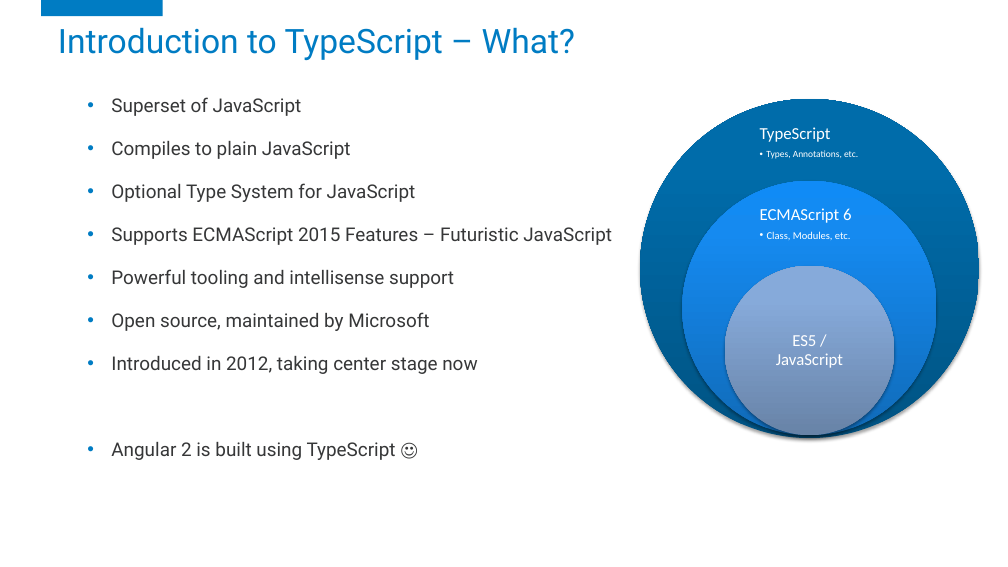
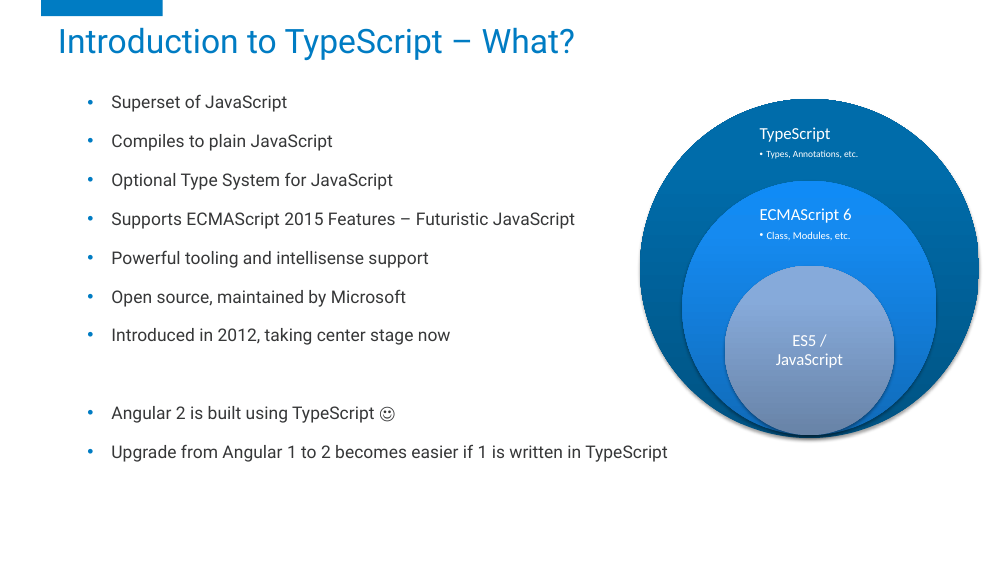
Before and after one commit to TheMaverickTrailblazer/TypeScriptDemo, a slide deck: slide 3 of TypeScript - You gonna like it!.pptx. Drawn at 1008x567 pixels with LibreOffice and Linux fonts; fonts in the diff are those of the drawing; background and template pictures are left out. Boxes give left, top, right and bottom in pixels: in the first picture for what was removed or moved away, otherwise in the second. Text is boxed around its words. In the diff, an @@ line names an element or a change of style, - is before the commit and + after.

```diff
--- a/TypeScript - You gonna like it!.pptx
+++ b/TypeScript - You gonna like it!.pptx
@@ text at (111,94,575,423): size 18 to 16.6 pt in "Superset of JavaScript", "Compiles to plain JavaScript", "Optional Type System for JavaScript", "Supports ECMAScript 2015 Features – Futuristic JavaScript" and 4 more places; line spacing 1.2 to 1.1 @@
@@ text at (111,444,667,462): paragraph added @@
+• Upgrade from Angular 1 to 2 becomes easier if 1 is written in TypeScript
```
Also in this commit, not shown: 7 other slides changed.
